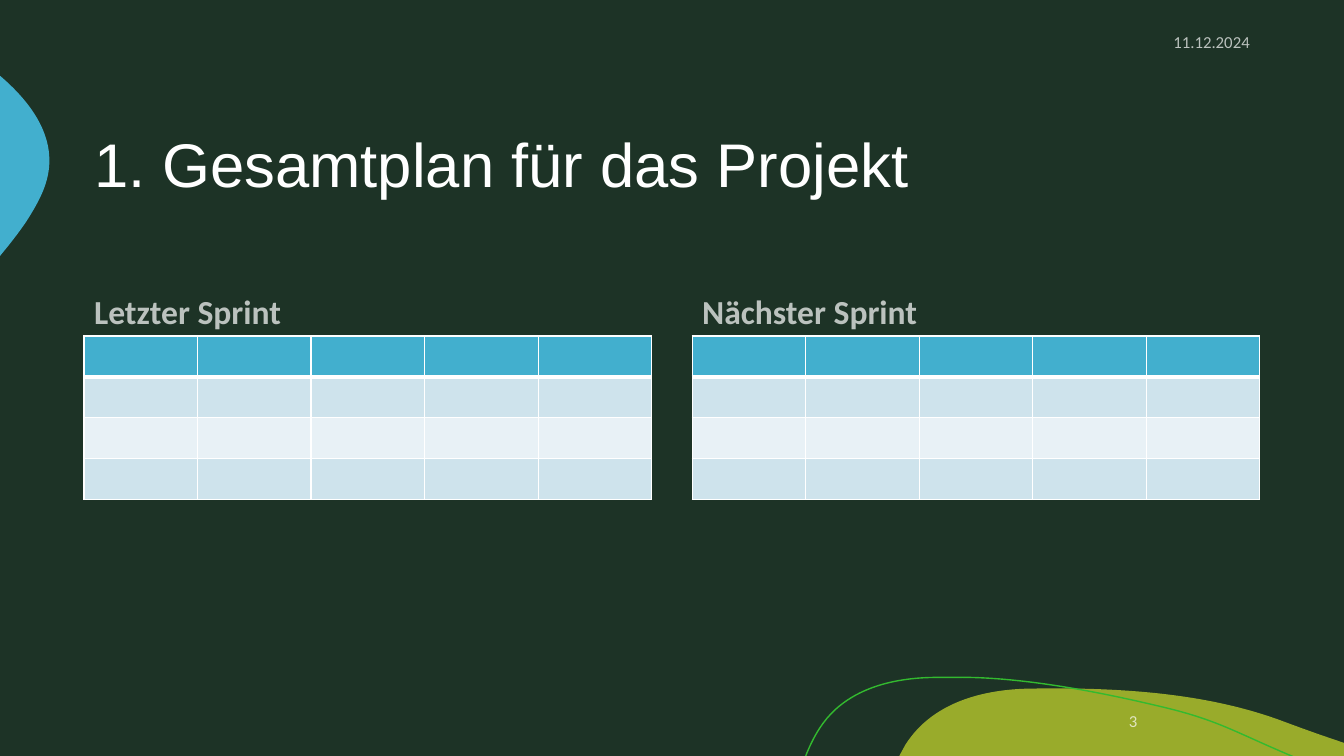
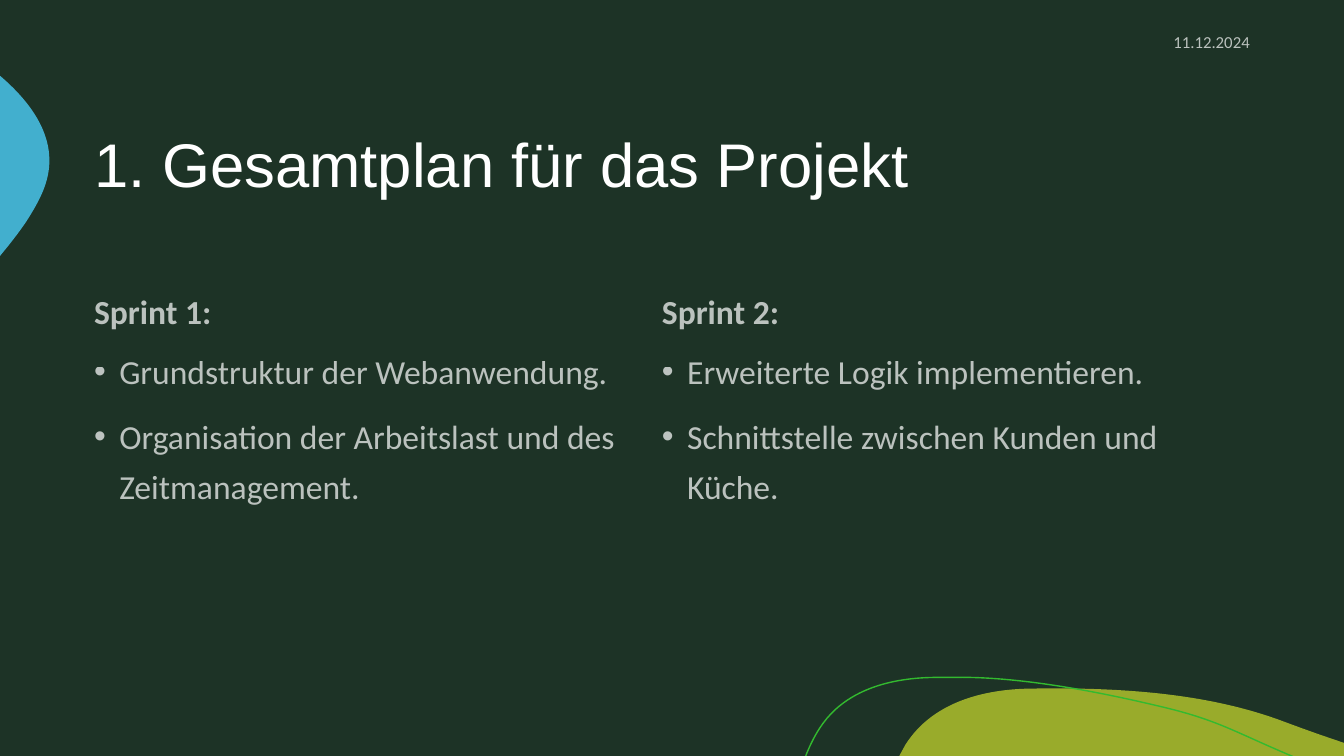
Before and after one commit to zIExpantion/ZumGelbenBach, a slide deck: slide 3 of Dokumente/Sprint-Backlog/Sprint-Backlog2.pptx. Drawn at 1344x756 pixels with LibreOffice and Linux fonts; fonts in the diff are those of the drawing; background and template pictures are left out. Boxes give left, top, right and bottom in pixels: in the first picture for what was removed or moved away, otherwise in the second. Text is boxed around its words. In the diff, an @@ line names an element or a change of style, - is before the commit and + after.

Commit message:
Sprint Backlog2 Überarbeitet.

```diff
--- a/Dokumente/Sprint-Backlog/Sprint-Backlog2.pptx
+++ b/Dokumente/Sprint-Backlog/Sprint-Backlog2.pptx
@@ text at bbox=[94, 300, 211, 330]: text changed @@
-Letzter Sprint
+Sprint 1:
@@ text at bbox=[662, 300, 779, 330]: text changed @@
-Nächster Sprint
+Sprint 2:
@@ table removed at bbox=[84, 336, 653, 499], 4 rows, 5 columns @@
- |  |  |  | 
- |  |  |  | 
- |  |  |  | 
- |  |  |  | 
@@ table removed at bbox=[693, 336, 1262, 499], 4 rows, 5 columns @@
- |  |  |  | 
- |  |  |  | 
- |  |  |  | 
- |  |  |  | 
@@ text added at bbox=[119, 361, 614, 505], 24 pt, text #FFFFFF at 70% opacity @@
+• Grundstruktur der Webanwendung.
+• Organisation der Arbeitslast und des Zeitmanagement.
@@ text added at bbox=[687, 361, 1157, 499], 24 pt, text #FFFFFF at 70% opacity @@
+• Erweiterte Logik implementieren.
+• Schnittstelle zwischen Kunden und Küche.
@@ page number removed at bbox=[1129, 716, 1137, 727] @@
-3
```
Also in this commit, not shown: 3 other slides changed, 1 slide added.
